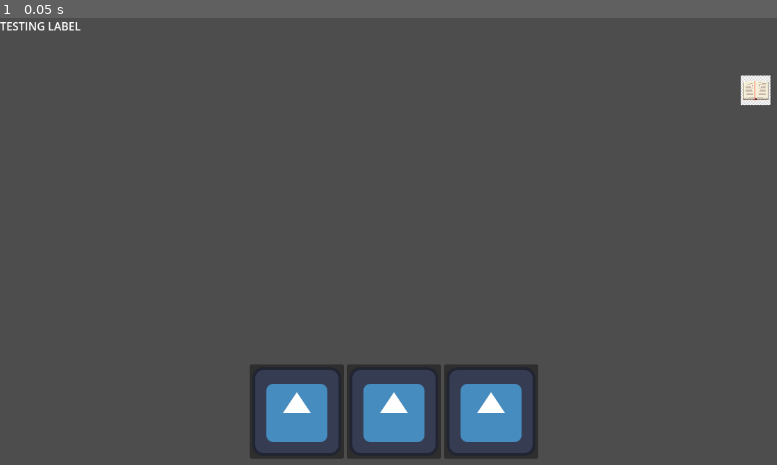
Above: before the commit, frame 1.
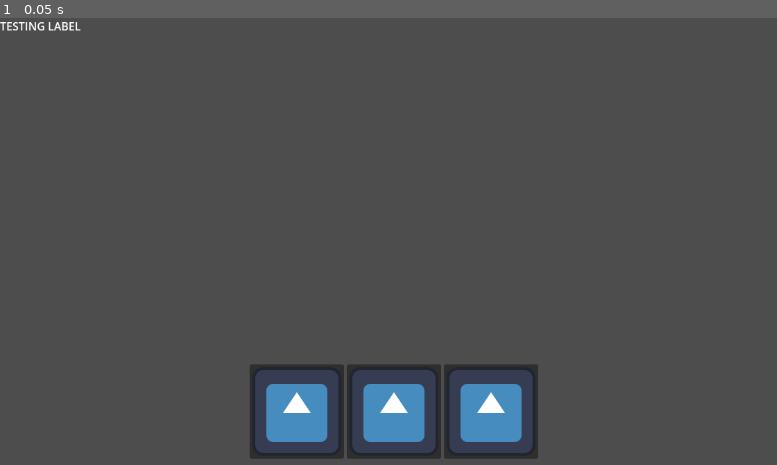
Above: after the commit, the same moment.

Repository: Guixrz/vozes-floresta
Game: Godot game, scene res://scenes/ui_player.tscn
Same seed, same stepped clock (60 frames per second), same inputs: the game is played once before the commit and once after it. The project has no main scene, so this scene is started directly. The engine's default icon, where the game draws it, is replaced by a stand-in: a white triangle on a blue panel in a dark square.
Inputs:
- Up to frame 1 (0.05 s): no input

The runs differ from the first frame. In frame 1, 0.3% of the frame differs, in the area x 95-100%, y 12-20%.

Commit message:
fix offset

Diff:
--- a/scenes/ui_player.tscn
+++ b/scenes/ui_player.tscn
@@ -7,9 +7,15 @@
 
 [node name="ui_player" type="Control" unique_id=907294525]
 layout_mode = 3
-anchors_preset = 15
-anchor_right = 1.0
-anchor_bottom = 1.0
+anchors_preset = 8
+anchor_left = 0.5
+anchor_top = 0.5
+anchor_right = 0.5
+anchor_bottom = 0.5
+offset_left = -576.0
+offset_top = -324.0
+offset_right = 576.0
+offset_bottom = 324.0
 grow_horizontal = 2
 grow_vertical = 2
 script = ExtResource("1_0et16")
@@ -64,5 +70,9 @@
 
 [node name="ui_pause" parent="." unique_id=891036461 instance=ExtResource("4_vcmmx")]
 layout_mode = 1
+offset_left = 1.0
+offset_top = -2.0
+offset_right = 1.0
+offset_bottom = -2.0
 
 [connection signal="button_down" from="bestiary_btn" to="." method="_on_bestiary_btn_button_down"]
--- a/scripts/ui_player.gd
+++ b/scripts/ui_player.gd
@@ -3,13 +3,14 @@
 
 # Called when the node enters the scene tree for the first time.
 func _ready() -> void:
-	pass # Replace with function body.
+	$bestiary_btn.hide()#só será chamado quando falar com o curupira, portanto ficará escondido
 
 
 # Called every frame. 'delta' is the elapsed time since the previous frame.
 func _process(delta: float) -> void:
 	pass
 
-
+func showBestiaryBtn() -> void:
+	$bestiary_btn.show()
 func _on_bestiary_btn_button_down() -> void:
 	print("")
